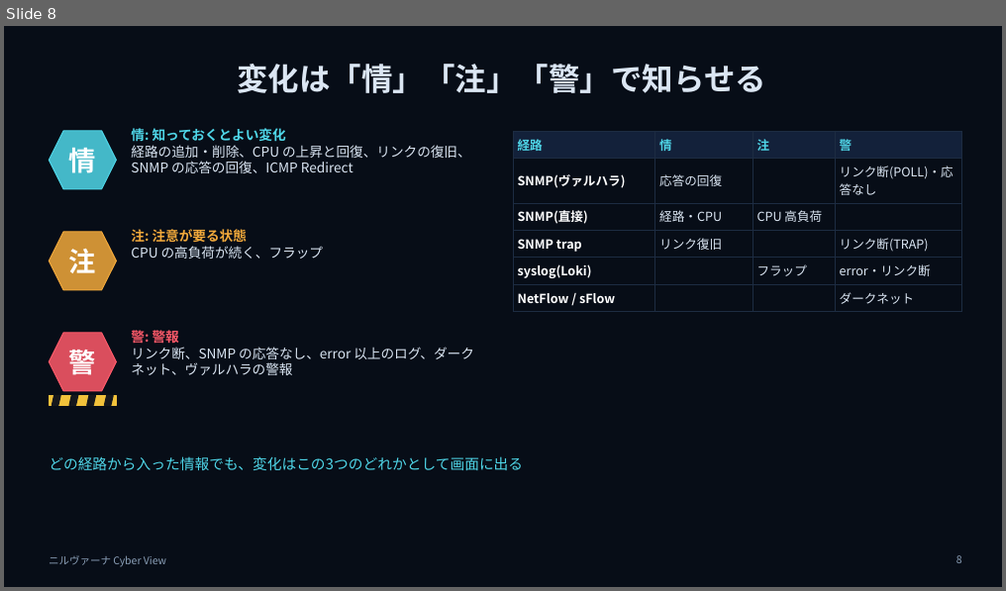
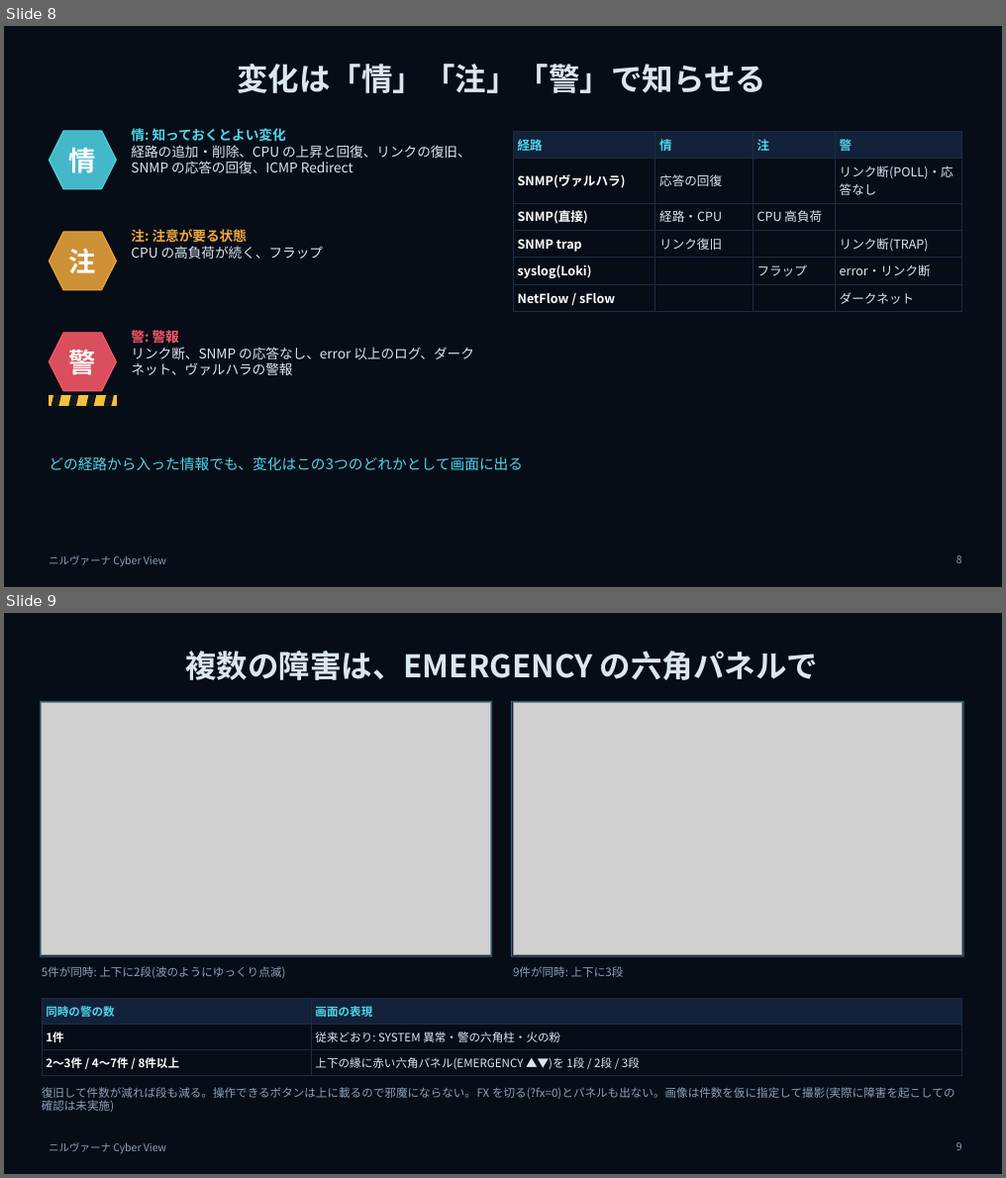
Before and after one commit to w-index-m/network-lab-emulator, a slide deck: docs/nirvana-introduction.pptx. Shown one above the other, each under a label of ours: slide 8 before the commit, slides 8 and 9 after it. The pictures are 1006x591 and 1006x1178 pixels, drawn with LibreOffice and Linux fonts; fonts in the diff are those of the drawing; grey boxes stand for pictures; background and template pictures are left out. Boxes give left, top, right and bottom in pixels: in the first picture for what was removed or moved away, otherwise in the second. Text is boxed around its words. In the diff, an @@ line names an element or a change of style, - is before the commit and + after.

```diff
--- a/docs/nirvana-introduction.pptx
+++ b/docs/nirvana-introduction.pptx
@@ slide 9 added at [4, 613, 1002, 1174], background picture (left out); not listed: 1 template element that a slide beside it also shows @@
@@ title added at [185, 651, 818, 680], 30 pt, text #DBE6F3, bold @@
+複数の障害は、EMERGENCY の六角パネルで
@@ rectangle added at [40, 701, 492, 958], fill #13213A, outline #4FD6E8 0.75 pt @@
@@ rectangle added at [512, 701, 963, 958], fill #13213A, outline #4FD6E8 0.75 pt @@
@@ picture added at [42, 703, 491, 956] @@
@@ picture added at [513, 703, 962, 956] @@
@@ text added at [42, 966, 285, 978], 11 pt, text #8BA0B8 @@
+5件が同時: 上下に2段(波のようにゆっくり点滅)
@@ text added at [513, 966, 624, 977], 11 pt, text #8BA0B8 @@
+9件が同時: 上下に3段
@@ table added at [42, 998, 962, 1073], 3 rows, 2 columns @@
+同時の警の数 | 画面の表現
+1件 | 従来どおり: SYSTEM 異常・警の六角柱・火の粉
+2〜3件 / 4〜7件 / 8件以上 | 上下の縁に赤い六角パネル(EMERGENCY ▲▼)を 1段 / 2段 / 3段
@@ text added at [42, 1087, 955, 1112], 11 pt, text #8BA0B8 @@
+復旧して件数が減れば段も減る。操作できるボタンは上に載るので邪魔にならない。FX を切る(?fx=0)とパネルも出ない。画像は件数を仮に指定して撮影(実際に障害を起こしての確認は未実施)
@@ page number added at [956, 1143, 962, 1151], 10 pt, text #8BA0B8 @@
+9
```
